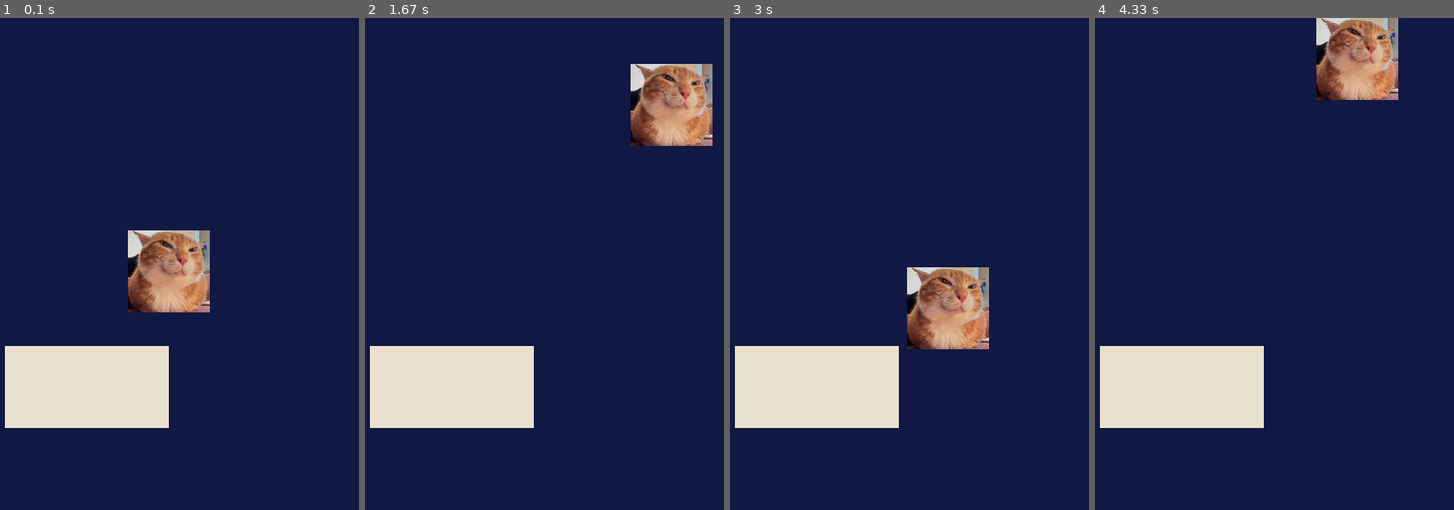
Above: before the commit, frames 1-4 (left to right).
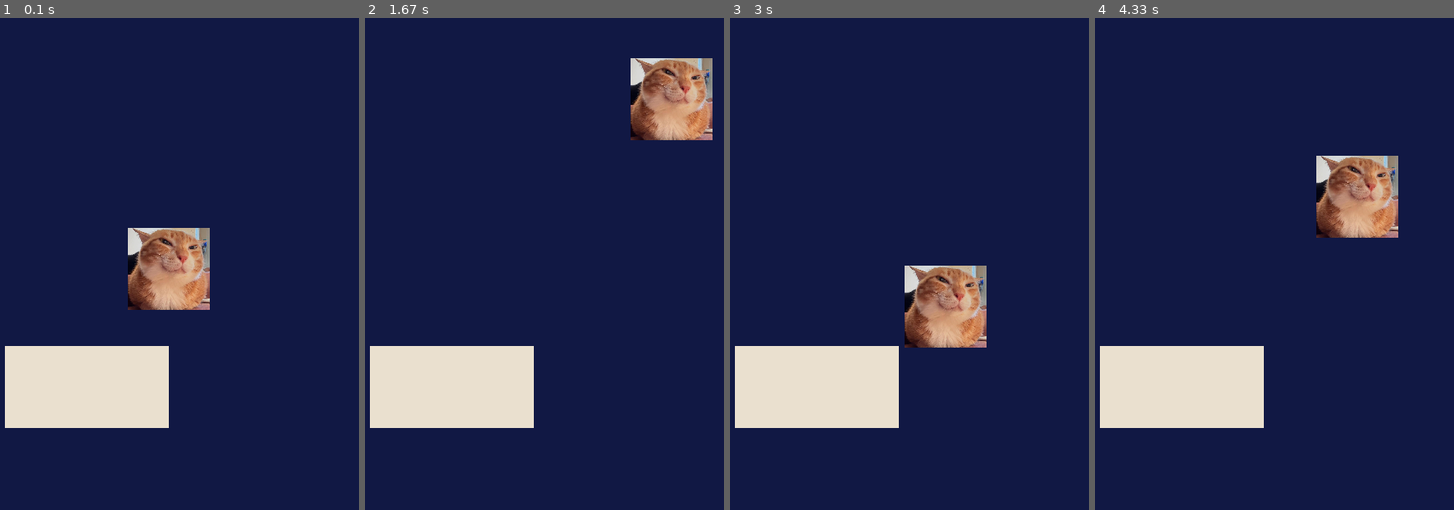
Above: after the commit, the same moments.

Repository: LKllora/pygame-platformer
Game: pygame game, started from Main.py
Two runs of this game, one before a commit and one after it. Both use one fixed random seed, a clock stepped at 60 frames per second and the inputs below.
Inputs:
- Up to frame 1 (0.1 s): no input
- Up to frame 2 (1.67 s): tap Space at 0.33, 0.73, 1.03, 1.23, 1.53 s; hold D 0.67-1.13 s; hold D 1.17-1.63 s
- Up to frame 3 (3 s): hold A 1.67-2.2 s; tap Space at 1.73, 2.03, 2.3, 2.6, 2.73 s; hold A 2.23-2.63 s; hold D from 2.67 s (still down)
- Up to frame 4 (4.33 s): tap Space at 3.03, 3.4, 3.7, 3.9, 4.2 s; release D at 3.3 s; hold A 3.33-3.8 s; hold D 3.83-4.3 s

The runs differ from the first frame. In frame 1, 1.3% of the frame differs, in the area x 35-59%, y 42-60%; in frame 2, 2.2%; in frame 3, 1.7%; in frame 4, 7.6%, in the area x 61-85%, y 0-45%.

Commit message:
Added grace period for a jump after walking off a ledge, this added jump buffering which which was a feature i intended to add later

Diff:
--- a/Main.py
+++ b/Main.py
@@ -1,3 +1,10 @@
+#color pallete
+
+#111844   --darkest blue
+#4B5694   --blue
+#7288AE   --light blue
+#EAE0CF   --sandy
+
 import pygame
 
 pygame.init()
@@ -10,6 +17,9 @@
 player_y_velocity = 0
 gravity = 0.5
 on_ground = False
+coyote_time = 0.15
+coyote_timer = 0.1
+
 
 playerimg = pygame.image.load("images/player.png")
 
@@ -28,9 +38,12 @@
             running = False
     keys = pygame.key.get_pressed()
 
-    if keys[pygame.K_SPACE] and on_ground == True:
-        player_y_velocity = -12
-        on_ground = False
+    dt = clock.tick(60) / 1000
+
+    if keys[pygame.K_SPACE] and coyote_timer > 0:
+        if player_y_velocity >= 0:
+            player_y_velocity = -12
+            on_ground = False
 
 
     if keys[pygame.K_a]:
@@ -71,16 +84,18 @@
             player_y_velocity = 0
 
             on_ground = True
+            coyote_timer = coyote_time
 
     else:
         on_ground = False
+        coyote_timer = max(0, coyote_timer - dt)
+
 
     if player_rect.y > 600:
         player_rect.y = 0
         player_y_velocity = 0
 
+    print(coyote_timer)
     pygame.display.flip()
 
-    clock.tick(60)
-
 pygame.quit()
